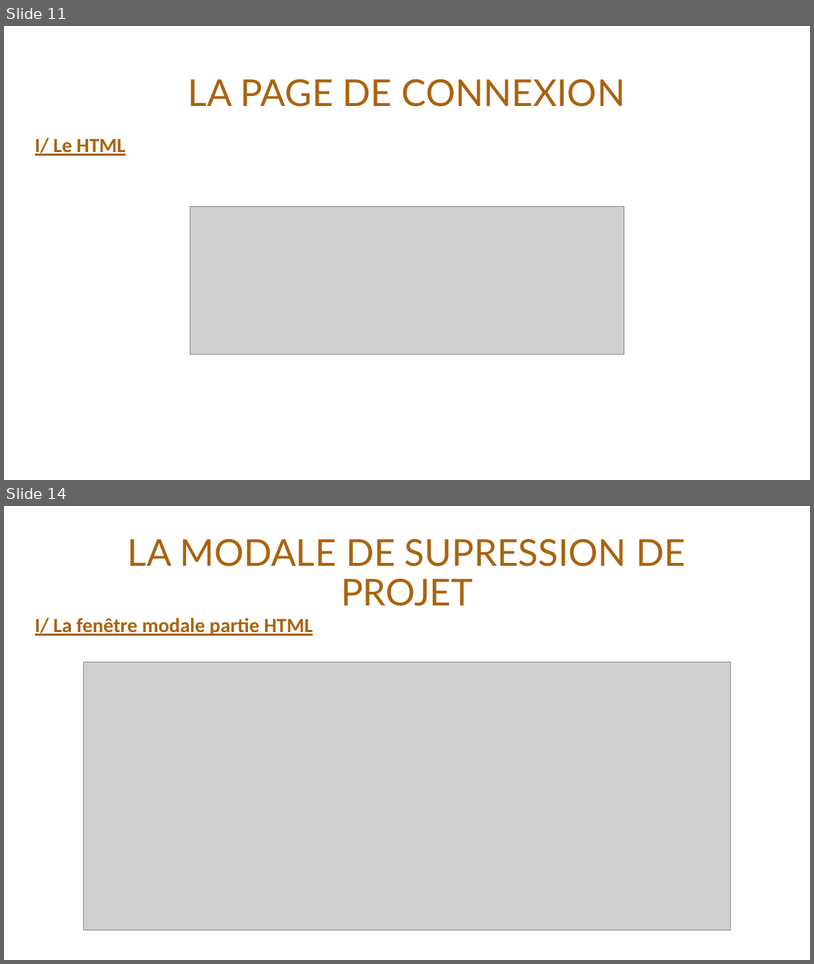
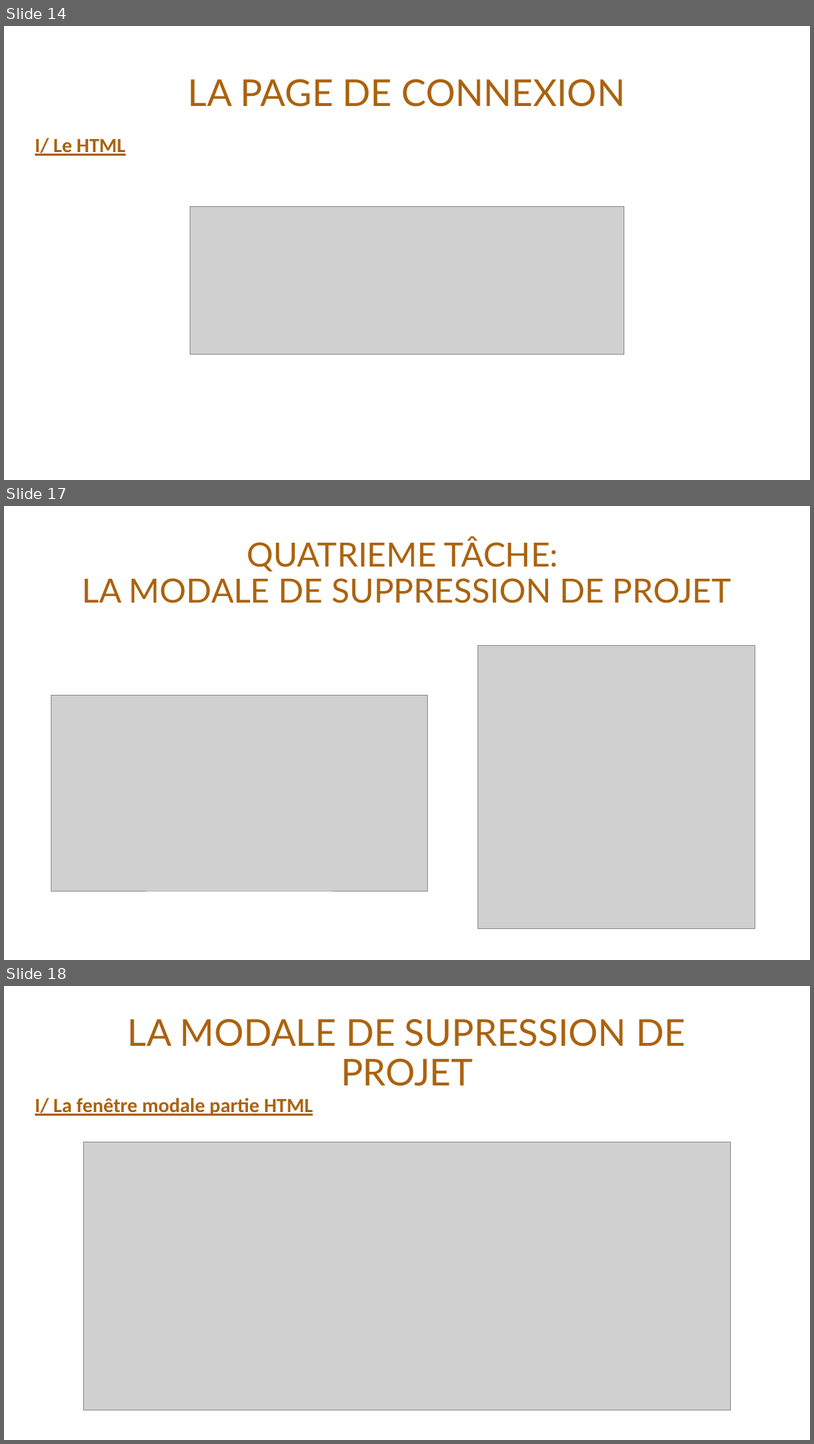
Before and after one commit to VinceDS99/Projet-3-Bluel, a slide deck: Bluel.pptx. Shown one above the other, each under a label of ours: slides 11 and 14 before the commit, slides 14, 17 and 18 after it; the slides between them are not shown. The pictures are 814x964 and 814x1444 pixels, drawn with LibreOffice and Linux fonts; fonts in the diff are those of the drawing; grey boxes stand for pictures. Boxes give left, top, right and bottom in pixels: in the first picture for what was removed or moved away, otherwise in the second. Text is boxed around its words. In the diff, an @@ line names an element or a change of style, - is before the commit and + after.

Commit message:
Finalisation projet Bluel

```diff
--- a/Bluel.pptx
+++ b/Bluel.pptx
@@ slide 17 added at [4, 506, 810, 960], background #FFFFFF @@
@@ title added at [82, 538, 732, 603], 39.6 pt, text #AB620D @@
+QUATRIEME TÂCHE:
+LA MODALE DE SUPPRESSION DE PROJET
@@ picture added at [478, 645, 755, 929] @@
@@ picture added at [51, 695, 427, 890] @@
@@ what was slide 11 is now slide 14 @@
@@ what was slide 14 is now slide 18 @@
```
Also in this commit, not shown: 4 slides changed, 10 other slides added, 25 other files.
